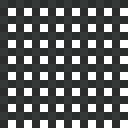
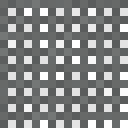
Layers edited between the first and the second 128px x 128px image:
added layer "top.mask.anim.3 copy" (soft light) above "Background" over [0, 0, 128, 128]
